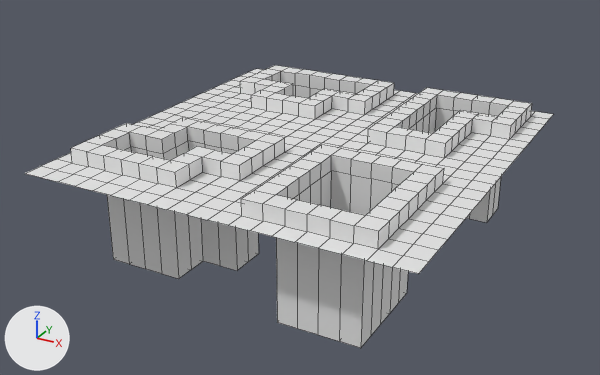
What one commit did to the Blender file assets/wall.blend.
Both versions are drawn from a camera (50 mm lens) standing at (26.6, -41.1, 9.7) and looking at (13.4, -17.0, -2.4). Every picture has the same lights, and +X, +Y and +Z are marked at lower left. Mesh edges are drawn as thin lines.

The scene before the commit, as lines of its bpy script (objects in view):
```python
me_plane_002 = bpy.data.meshes.new('Plane.002')
me_plane_002.from_pydata(...)  # 686 vertices, 646 faces; spans x -15.1..0.1, y -10.1..5.9, z -4.3..0.6
ob_runes = bpy.data.objects.new('runes', me_plane_002)
ob_runes.location = (20.95, -17.45, 0.39)
ob_runes.scale = (0.792, 0.792, 0.792)
```
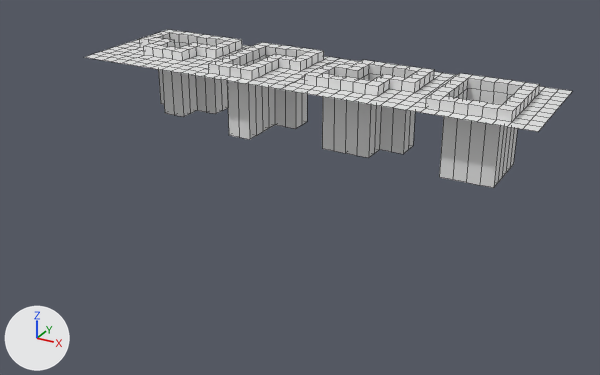
What the commit changed:
me_plane_002 is used by ob_runes; location (20.95, -17.45, 0.39); scale (0.792, 0.792, 0.792).
me_plane_002 had 686 vertices, 646 faces and spanned x -15.1..0.1, y -10.1..5.9, z -4.3..0.6.
me_plane_002 now has 356 vertices, 326 faces and spans x -15.1..0.1, y -2.1..5.9, z -4.3..0.6.
me_plane_002 part 1: 330 vertices removed from x -15.1..0.1, y -10.1..-2.9, z -4.3..0.6.
Mesh me_plane_007 is new.
It has 350 vertices, 320 faces and spans x -15.1..0.1, y -10.1..-2.1, z -4.3..0.6.
Object 'runes' (ob_runes) moves from (20.95, -17.45, 0.39) to (11.17, -13.42, 0.39).
Object 'runes' (ob_runes) is rescaled from (0.792, 0.792, 0.792) to (0.639, 0.639, 0.639).
Object 'runes.001' (ob_runes_001) is new; it shows me_plane_007.
Its location is (20.95, -8.31, 0.39).
Its scale is (0.639, 0.639, 0.639).

Changed parts and their boxes [x1, y1, x2, y2] in the pictures (600 x 375 px):
'runes', reshaped, moved, rescaled (52% narrower, 61% shorter): before [25, 65, 553, 348]; after [86, 30, 340, 139]
'runes.001', added: after [280, 59, 572, 188]
part 1 of me_plane_002, deleted: before [25, 112, 500, 348]
